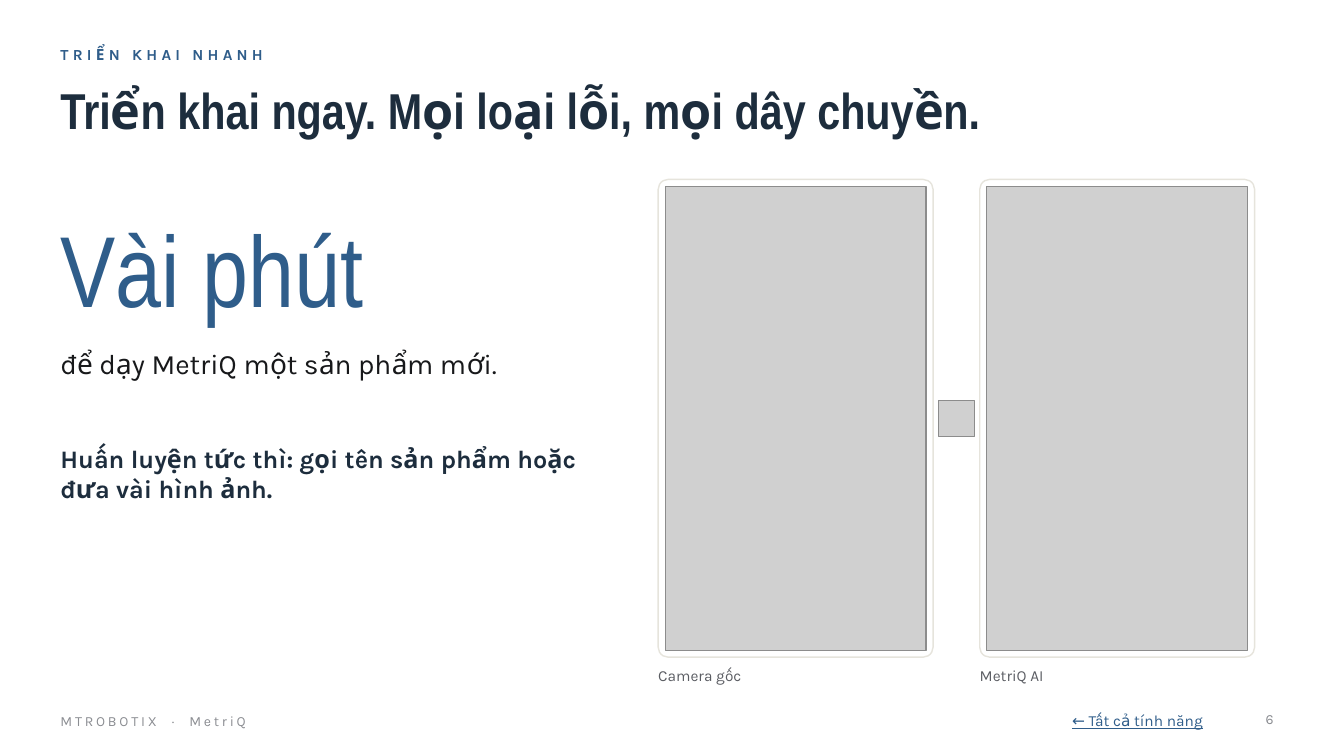
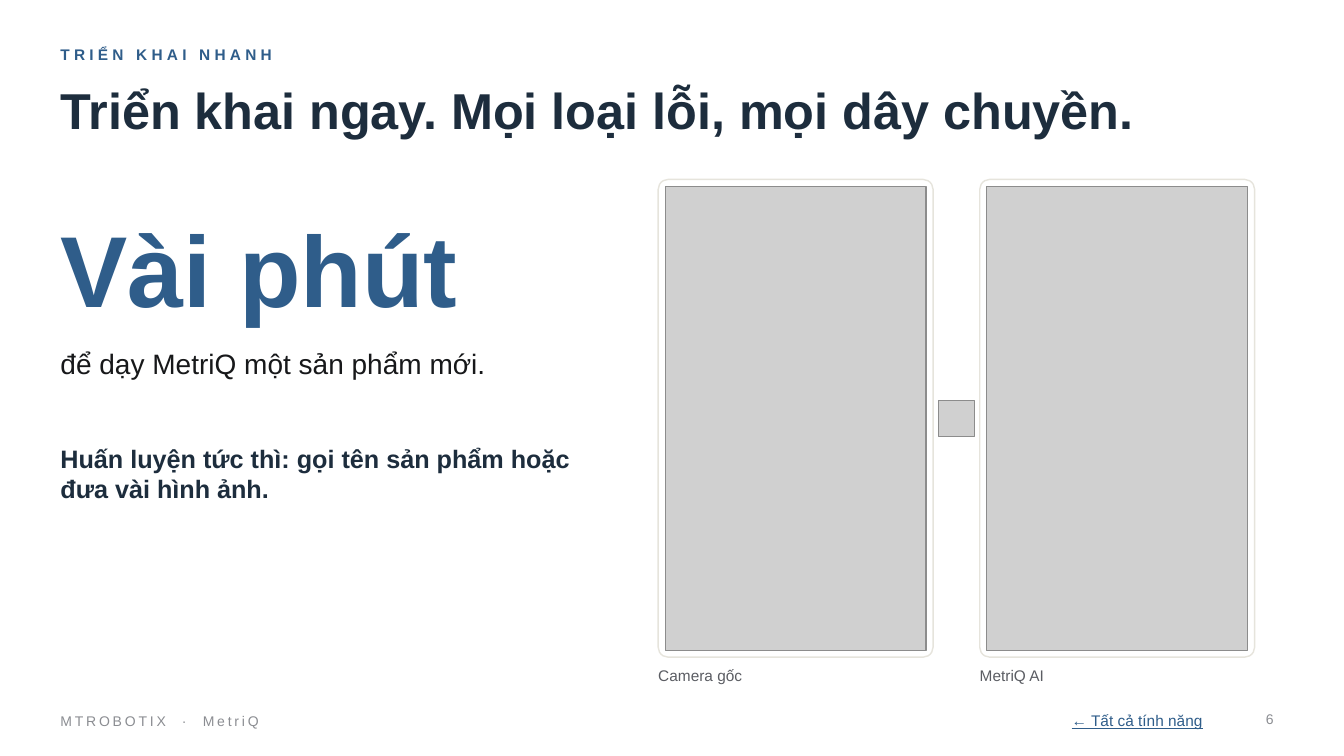
Before and after one commit to MTRobotix/MTR-SOP, a slide deck: slide 6 of content/general/attachments/metriq-pitch-deck-vi.pptx. Drawn at 1344x756 pixels with LibreOffice and Linux fonts; fonts in the diff are those of the drawing; grey boxes stand for pictures. Boxes give left, top, right and bottom in pixels: in the first picture for what was removed or moved away, otherwise in the second. Text is boxed around its words. In the diff, an @@ line names an element or a change of style, - is before the commit and + after.

```diff
--- a/content/general/attachments/metriq-pitch-deck-vi.pptx
+++ b/content/general/attachments/metriq-pitch-deck-vi.pptx
@@ title "Triển khai ngay. Mọi loại ..." at (60,88,1133,138): font Arial Narrow to Arial @@
@@ text "Vài phút" at (60,233,457,325): font Arial Narrow to Arial, bold on @@
@@ font Karla to Arial in 7 elements at (60,48,272,60), (60,352,486,379), (60,448,570,499), (658,669,742,684), (980,670,1044,684), (1091,714,1202,729), (60,716,259,729) @@
```
Also in this commit, not shown: 12 other slides changed, 1 slide added, 1 slide removed, 4 other files.
